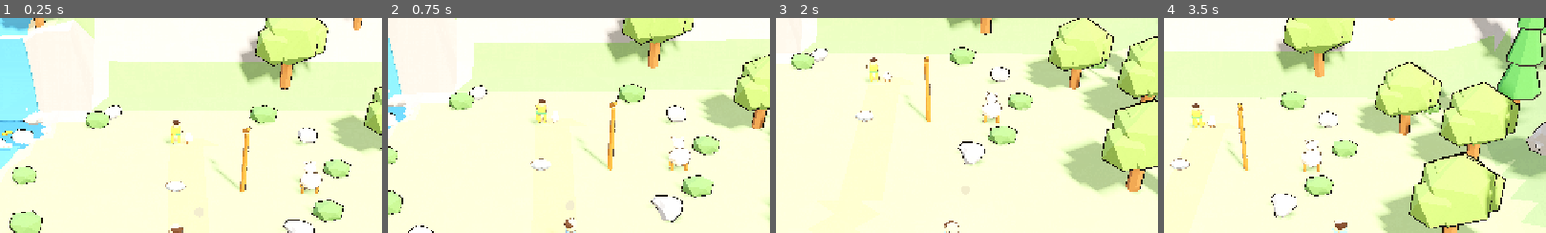
Above: before the commit, frames 1-4 (left to right).
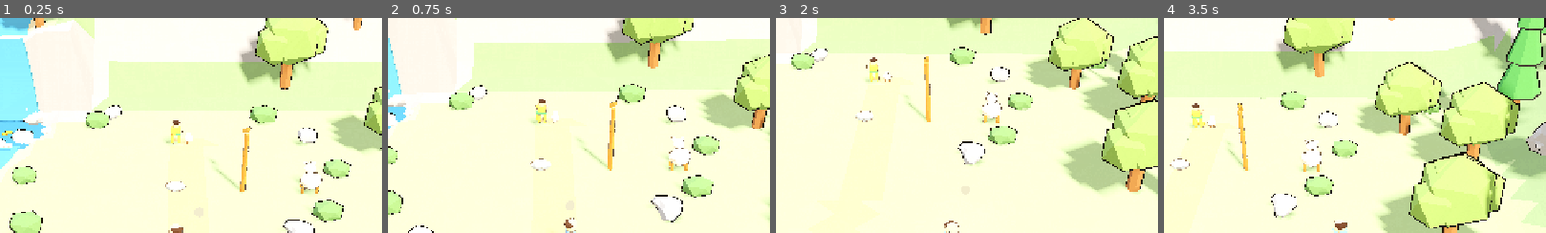
Above: after the commit, the same moments.

Repository: onesLeo/little-light
Game: Godot game, scene res://scenes/main.tscn
Same seed, same stepped clock (60 frames per second), same inputs: the game is played once before the commit and once after it.
Inputs:
- Up to frame 1 (0.25 s): no input
- Up to frame 2 (0.75 s): tap Space (ui_accept) at 0.5 s; hold D (move_right) from 0.53 s (still down); hold E (interact) from 0.53 s (still down)
- Up to frame 3 (2 s): tap Space (ui_accept) at 0.77, 1.52 s; release D (move_right) at 1.28 s; release E (interact) at 1.28 s; hold S (move_back) from 1.28 s (still down); tap E (interact) at 1.35 s
- Up to frame 4 (3.5 s): tap E (interact) at 2, 2.85 s; release S (move_back) at 2.03 s; hold D (move_right) 2.03-2.78 s; hold E (interact) 2.03-2.78 s; hold W (move_forward) from 2.78 s (still down); tap Space (ui_accept) at 3.02 s
The pictures show only the part of the screen within x 27-77%, y 0-50%; the shares and areas given below are measured in that part.

The runs differ from the first frame. In frame 1, less than 0.1% of the frame differs, in the area x 46-84%, y 51-81%; in frame 2, less than 0.1%, in the area x 40-78%, y 39-72%; in frame 3, less than 0.1%; in frame 4, less than 0.1%.

Commit message:
Add pulsing glow to Wonder Items and procedural SFX/VO hooks
Makes the 3 Wonder Items easier to spot while exploring with a soft
pulsing rim-light (material_overlay shader, leaves the paper-craft
base material untouched and disappears for free on pickup).

Wires AudioDirector into item pickup and Steady Hands taps/success
using tiny procedural chime tones (ChimeSynth) so there's audible
feedback with zero external audio files. Also adds a VO hook that
fires on every beat transition and stays silent until real clips are
assigned to AudioDirector.vo_clips, matching the slice's existing
text-first placeholder pattern (Courage charm, Faith Journal).

Co-Authored-By: Claude Sonnet 5 <noreply@anthropic.com>

Diff:
--- /dev/null
+++ b/assets/shaders/wonder_item_glow.gdshader
@@ -0,0 +1,20 @@
+shader_type spatial;
+render_mode blend_add, unshaded, cull_back, depth_draw_never;
+
+// Soft pulsing rim glow, layered on top of a Wonder Item's own material via
+// material_overlay so the paper-craft base look underneath is untouched.
+// Additive + rim-only keeps it readable as "this is findable" without
+// turning the item into a glowing ball.
+
+uniform vec3 glow_color : source_color = vec3(0.95, 0.78, 0.25);
+uniform float rim_power : hint_range(0.5, 6.0) = 2.5;
+uniform float pulse_speed : hint_range(0.1, 5.0) = 1.6;
+uniform float base_intensity : hint_range(0.0, 1.0) = 0.35;
+uniform float pulse_intensity : hint_range(0.0, 1.0) = 0.25;
+
+void fragment() {
+	float fresnel = pow(1.0 - clamp(dot(NORMAL, VIEW), 0.0, 1.0), rim_power);
+	float pulse = base_intensity + pulse_intensity * (0.5 + 0.5 * sin(TIME * pulse_speed));
+	ALBEDO = glow_color;
+	ALPHA = fresnel * pulse;
+}
--- a/scenes/main.tscn
+++ b/scenes/main.tscn
@@ -11,6 +11,8 @@
 [ext_resource type="Script" path="res://scripts/mesh_collision_baker.gd" id="9_bake"]
 [ext_resource type="Script" path="res://scripts/wonder_light.gd" id="10_wl"]
 [ext_resource type="Script" path="res://scripts/camera_director.gd" id="11_camdir"]
+[ext_resource type="Script" path="res://scripts/wonder_item_glow.gd" id="12_glow"]
+[ext_resource type="Script" path="res://scripts/audio_director.gd" id="13_audio"]
 
 [sub_resource type="CapsuleShape3D" id="CapsuleShape3D_player"]
 radius = 0.35
@@ -158,6 +160,7 @@
 
 
 [node name="WonderItems" type="Node3D" parent="."]
+script = ExtResource("12_glow")
 
 [node name="WonderItemsVisual" parent="WonderItems" instance=ExtResource("7_items")]
 transform = Transform3D(1.35, 0, 0, 0, 1.35, 0, 0, 0, 1.35, 0, 0, 0)
@@ -214,6 +217,16 @@
 
 [node name="ChapterDirector" type="Node" parent="."]
 script = ExtResource("5_dir")
+
+[node name="AudioDirector" type="Node" parent="."]
+unique_name_in_owner = true
+script = ExtResource("13_audio")
+
+[node name="SfxA" type="AudioStreamPlayer" parent="AudioDirector"]
+
+[node name="SfxB" type="AudioStreamPlayer" parent="AudioDirector"]
+
+[node name="Vo" type="AudioStreamPlayer" parent="AudioDirector"]
 
 [node name="WonderLight" type="Node3D" parent="."]
 unique_name_in_owner = true
--- /dev/null
+++ b/scripts/audio_director.gd
@@ -0,0 +1,53 @@
+extends Node
+## Central SFX + VO hookup point for the P0.2 slice.
+##
+## SFX are tiny procedural chimes (see chime_synth.gd) so pickup / Steady
+## Hands feedback is audible right now with zero external audio files.
+## Swap _stream_* below for imported .wav/.ogg resources whenever real SFX
+## are ready — callers (play_pickup/play_tap/play_success) don't change.
+##
+## VO is an intentional stub, matching this slice's existing "narration as
+## text, not audio" placeholder pattern (see Courage charm / Faith Journal
+## in chapter_director.gd): assign real clips into vo_clips keyed by
+## ChapterDirector.Beat name (e.g. "ARRIVE") and they'll play automatically;
+## beats with no clip stay silent.
+
+const ChimeSynth := preload("res://scripts/chime_synth.gd")
+
+@export var vo_clips: Dictionary = {}
+
+@onready var _sfx_players: Array[AudioStreamPlayer] = [$SfxA, $SfxB]
+@onready var _vo_player: AudioStreamPlayer = $Vo
+
+var _stream_pickup: AudioStreamWAV
+var _stream_tap: AudioStreamWAV
+var _stream_success: AudioStreamWAV
+var _next_player: int = 0
+
+func _ready() -> void:
+	_stream_pickup = ChimeSynth.build_chime([880.0, 1318.5], 0.16)
+	_stream_tap = ChimeSynth.build_chime([440.0], 0.08)
+	_stream_success = ChimeSynth.build_chime([523.25, 659.25, 783.99], 0.4)
+
+func play_pickup() -> void:
+	_play_sfx(_stream_pickup)
+
+func play_tap() -> void:
+	_play_sfx(_stream_tap)
+
+func play_success() -> void:
+	_play_sfx(_stream_success)
+
+## No-op until vo_clips[beat_name] is assigned a real recorded/imported clip.
+func play_vo(beat_name: String) -> void:
+	var clip: AudioStream = vo_clips.get(beat_name)
+	if clip == null:
+		return
+	_vo_player.stream = clip
+	_vo_player.play()
+
+func _play_sfx(stream: AudioStreamWAV) -> void:
+	var player := _sfx_players[_next_player]
+	_next_player = (_next_player + 1) % _sfx_players.size()
+	player.stream = stream
+	player.play()
--- a/scripts/chapter_director.gd
+++ b/scripts/chapter_director.gd
@@ -24,6 +24,7 @@
 @onready var steady_hands: Node = %SteadyHands
 @onready var camera_director: Node = %CameraDirector
 @onready var wonder_light: Node3D = %WonderLight
+@onready var audio_director: Node = get_node_or_null("%AudioDirector")
 @onready var david_mentor: Node3D = get_node_or_null("../DavidMentor") as Node3D
 
 var beat: Beat = Beat.ARRIVE
@@ -64,6 +65,8 @@
 
 func _enter_beat(next: Beat) -> void:
 	beat = next
+	if audio_director and audio_director.has_method("play_vo"):
+		audio_director.play_vo(Beat.keys()[next])
 	match beat:
 		Beat.ARRIVE:
 			_set_player_move(false)
@@ -223,6 +226,8 @@
 		return
 	_items_collected[_near_item.name] = true
 	wonder_items_found += 1
+	if audio_director and audio_director.has_method("play_pickup"):
+		audio_director.play_pickup()
 	var flavor: String = ITEM_FLAVOR.get(_near_item.name, "A Wonder Item!")
 	dialogue_label.text = flavor
 	# Hide placeholder marker + matching mesh inside wonder_items.glb
--- /dev/null
+++ b/scripts/chime_synth.gd
@@ -0,0 +1,32 @@
+extends RefCounted
+## Builds tiny procedural chime tones at runtime so Steady Hands / pickup
+## SFX are audible with zero external audio files in the project. Swap
+## AudioDirector's cached streams for imported .wav/.ogg resources later —
+## nothing else needs to change, callers only see an AudioStream.
+
+const MIX_RATE := 22050
+
+## frequencies_hz plays back-to-back as equal-length notes across
+## duration_seconds, each shaped by a click-free half-sine envelope.
+static func build_chime(frequencies_hz: Array, duration_seconds: float) -> AudioStreamWAV:
+	var total_frames := int(MIX_RATE * duration_seconds)
+	var note_count := maxi(frequencies_hz.size(), 1)
+	var note_frames := maxi(total_frames / note_count, 1)
+
+	var data := PackedByteArray()
+	data.resize(total_frames * 2) # 16-bit mono
+
+	for i in total_frames:
+		var note_index := mini(i / note_frames, note_count - 1)
+		var freq: float = frequencies_hz[note_index]
+		var note_t := float(i % note_frames) / float(note_frames)
+		var envelope := sin(PI * note_t) # 0 -> 1 -> 0 across each note, no clicks
+		var sample := sin(TAU * freq * (float(i) / MIX_RATE)) * envelope
+		data.encode_s16(i * 2, int(clampf(sample, -1.0, 1.0) * 32767.0))
+
+	var stream := AudioStreamWAV.new()
+	stream.format = AudioStreamWAV.FORMAT_16_BITS
+	stream.mix_rate = MIX_RATE
+	stream.stereo = false
+	stream.data = data
+	return stream
--- a/scripts/steady_hands_minigame.gd
+++ b/scripts/steady_hands_minigame.gd
@@ -17,6 +17,7 @@
 var active: bool = false
 
 @onready var _breath: Control = get_node_or_null("%BreathIndicator") as Control
+@onready var _audio: Node = get_node_or_null("%AudioDirector")
 var _tween: Tween
 
 func _ready() -> void:
@@ -46,6 +47,8 @@
 	if not active:
 		return
 	taps_done += 1
+	if _audio and _audio.has_method("play_tap"):
+		_audio.play_tap()
 	_pulse_breath()
 	if taps_done >= taps_required:
 		active = false
@@ -80,6 +83,8 @@
 
 ## Success: one warm bloom-out, then hide and tell the director we're done.
 func _finish_breath() -> void:
+	if _audio and _audio.has_method("play_success"):
+		_audio.play_success()
 	if _breath == null:
 		minigame_completed.emit()
 		return
--- /dev/null
+++ b/scripts/wonder_item_glow.gd
@@ -0,0 +1,24 @@
+extends Node3D
+## Adds a soft pulsing rim glow to the 3 Wonder Items so they read from
+## across the hillside while exploring, without a redesign of the models.
+##
+## Implementation: a shared ShaderMaterial assigned as material_overlay on
+## each item's visual mesh (see assets/shaders/wonder_item_glow.gdshader).
+## material_overlay renders as an extra pass on top of the paper-craft base
+## material, so nothing about the imported mesh/material is touched — and
+## the glow disappears for free when chapter_director hides the mesh on
+## pickup, since there's nothing left to render it on.
+
+const GLOW_SHADER := preload("res://assets/shaders/wonder_item_glow.gdshader")
+const ITEM_NAMES := ["WonderItem_Stone", "WonderItem_Staff", "WonderItem_Lamb"]
+
+func _ready() -> void:
+	var visuals := get_node_or_null("WonderItemsVisual")
+	if visuals == null:
+		return
+	var glow_material := ShaderMaterial.new()
+	glow_material.shader = GLOW_SHADER
+	for item_name in ITEM_NAMES:
+		var mesh := visuals.find_child(item_name, true, false) as MeshInstance3D
+		if mesh:
+			mesh.material_overlay = glow_material
Not shown: 1 places in scenes/main.tscn that only renumber resources
